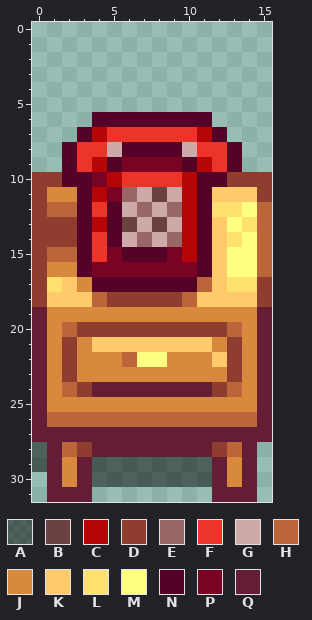
File history of a pixel-art sprite, assets/Characters/PhoneTemp.png. The picture above was drawn from the file before the commit.
The file is 16x32 pixels. Colours within 5 levels of each other are drawn and written as one.
Palette (. is transparent): A #0000007c  B #6b4242  C #b60505  D #8e3d2f  E #996666  F #ec3429  G #cea9a9  H #bc653a  J #d8893e  K #ffcb6a  L #ffe170  M #ffff81  N #540227  P #7a0324  Q #641d34
New version:
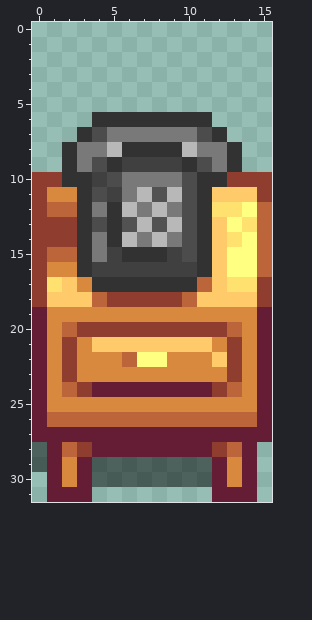
Changes in this commit:
colour B: #6b4242 -> #525252
colour C: #b60505 -> #4c4c4c
colour F: #ec3429 -> #797979
colour G: #cea9a9 -> #b8b8b8
colour N: #540227 -> #323232
colour P: #7a0324 -> #404040
Changed rows in their new state; - is a pixel that keeps its letter.
first column x 6:
11 F---
12 -F-F
14 -F-F
Where, in picture pixels (left, top, right, bottom), the same in both pictures:
changed: (62, 112, 242, 292)
